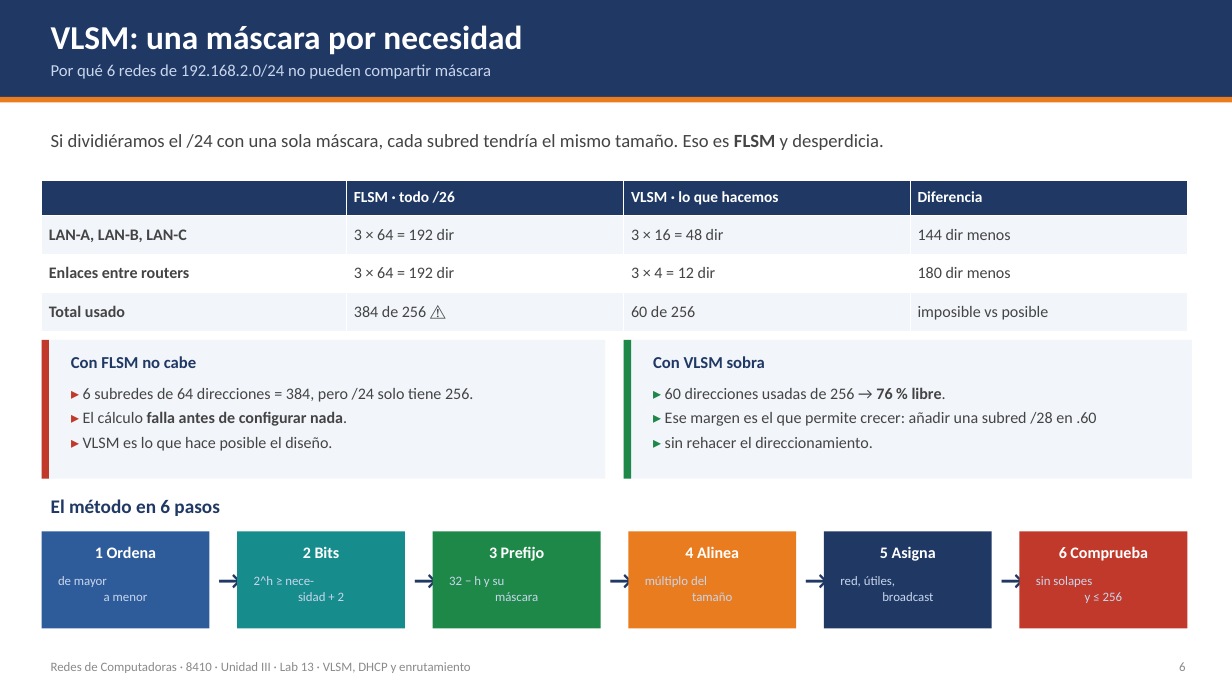
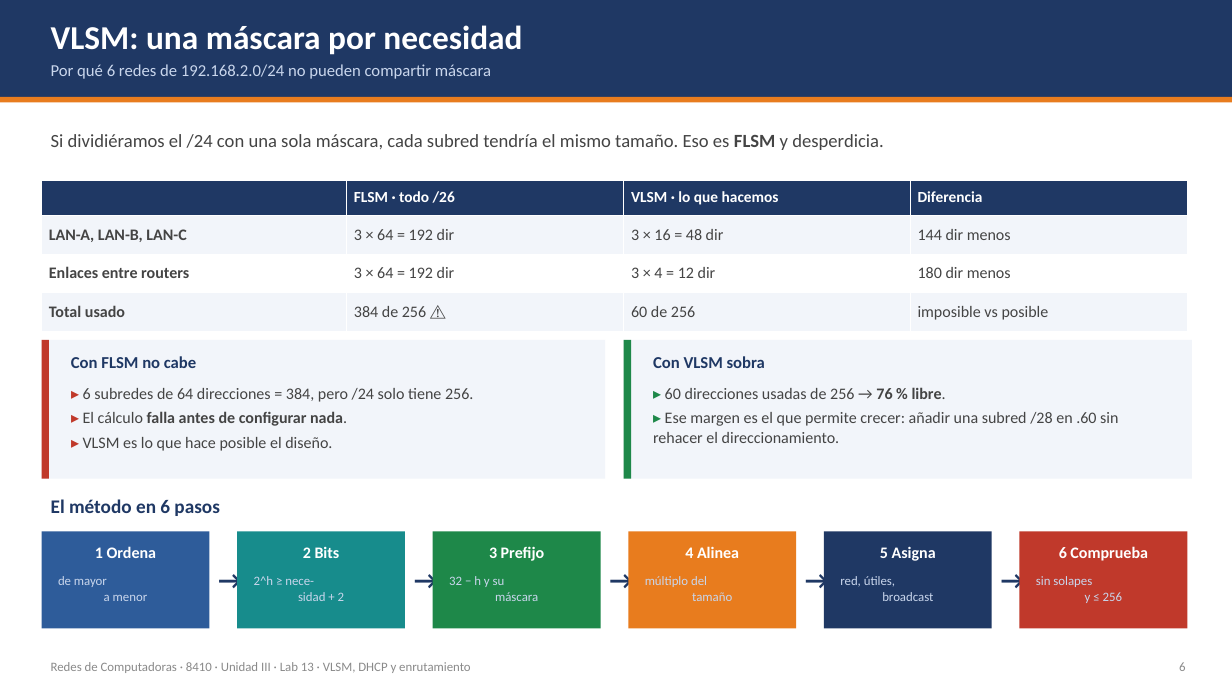
Before and after one commit to isaca0315/laboratorio-vlan-dhcp, a slide deck: slide 8 of Teoria-Lab-VLSM-DHCP.pptx. Drawn at 1232x693 pixels with LibreOffice and Linux fonts; fonts in the diff are those of the drawing. Boxes give left, top, right and bottom in pixels: in the first picture for what was removed or moved away, otherwise in the second. Text is boxed around its words. In the diff, an @@ line names an element or a change of style, - is before the commit and + after.

```diff
--- a/Teoria-Lab-VLSM-DHCP.pptx
+++ b/Teoria-Lab-VLSM-DHCP.pptx
@@ text at [653, 412, 1118, 443]: text changed @@
-▸ Ese margen es el que permite crecer: añadir una subred /28 en .60
-▸ sin rehacer el direccionamiento.
+▸ Ese margen es el que permite crecer: añadir una subred /28 en .60 sin rehacer el direccionamiento.
```
Also in this commit, not shown: 11 other slides changed, 7 other files.
